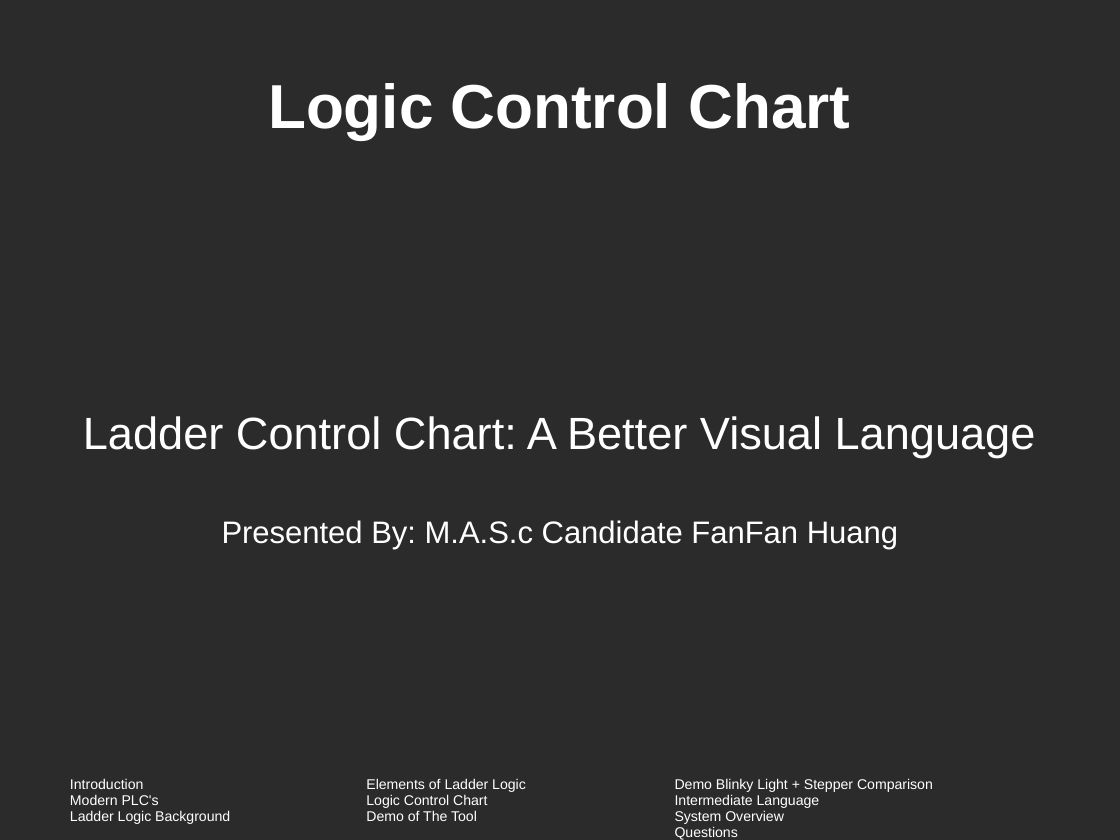
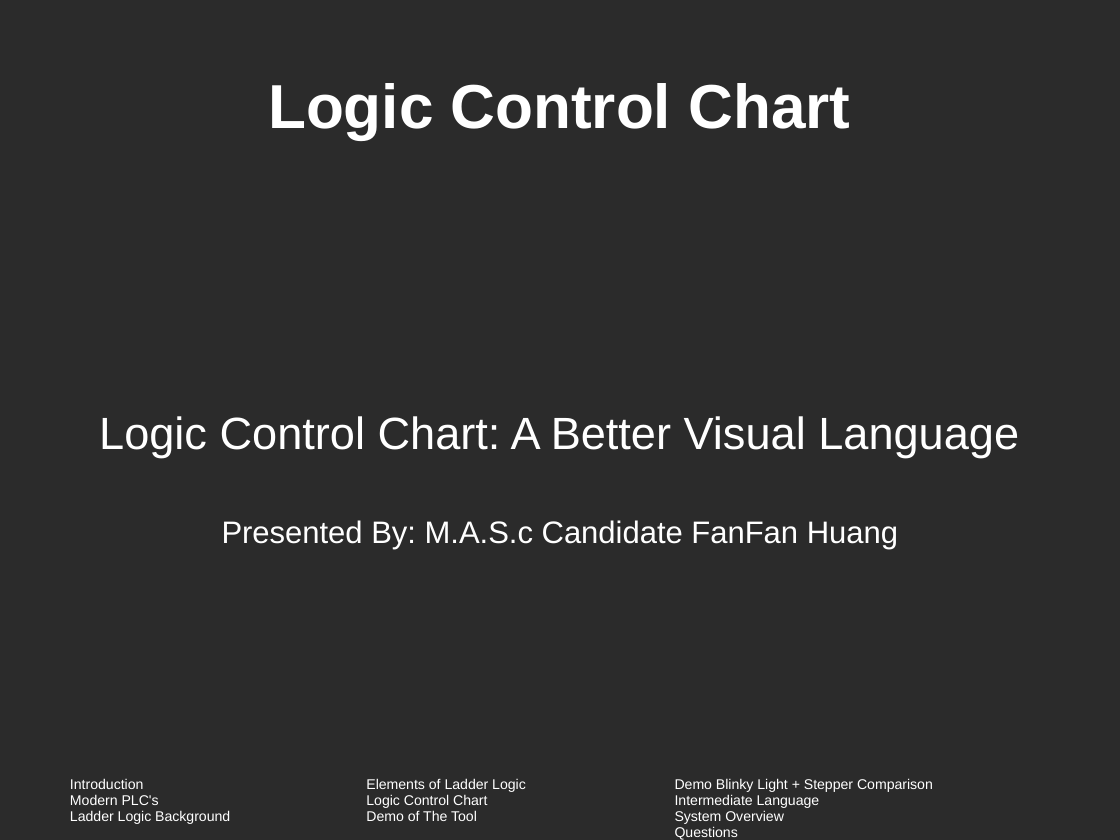
Before and after one commit to vortex-5/plcthesis, a slide deck: slide 1 of presentation/defense.odp. Drawn at 1120x840 pixels with LibreOffice and Linux fonts; fonts in the diff are those of the drawing; background and template pictures are left out; a plain dark background stands for a picture behind light text. Boxes give left, top, right and bottom in pixels: in the first picture for what was removed or moved away, otherwise in the second. Text is boxed around its words. In the diff, an @@ line names an element or a change of style, - is before the commit and + after.

```diff
--- a/presentation/defense.odp
+++ b/presentation/defense.odp
@@ subtitle at (x1=99, y1=416, x2=1019, y2=457): text changed @@
-Ladder Control Chart: A Better Visual Language
+Logic Control Chart: A Better Visual Language
```
Also in this commit, not shown: 4 other slides changed, 4 slides added, 2 other files.
